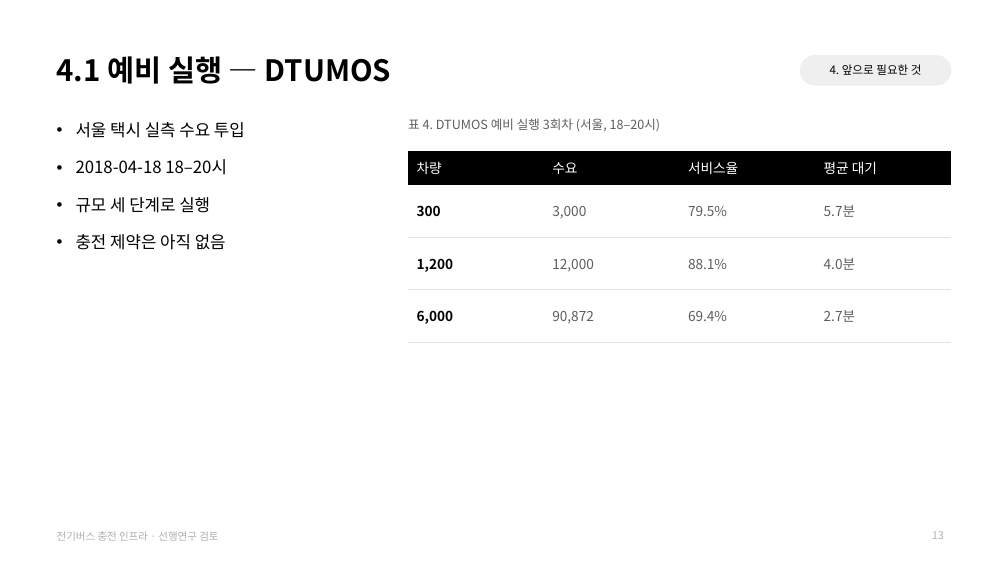
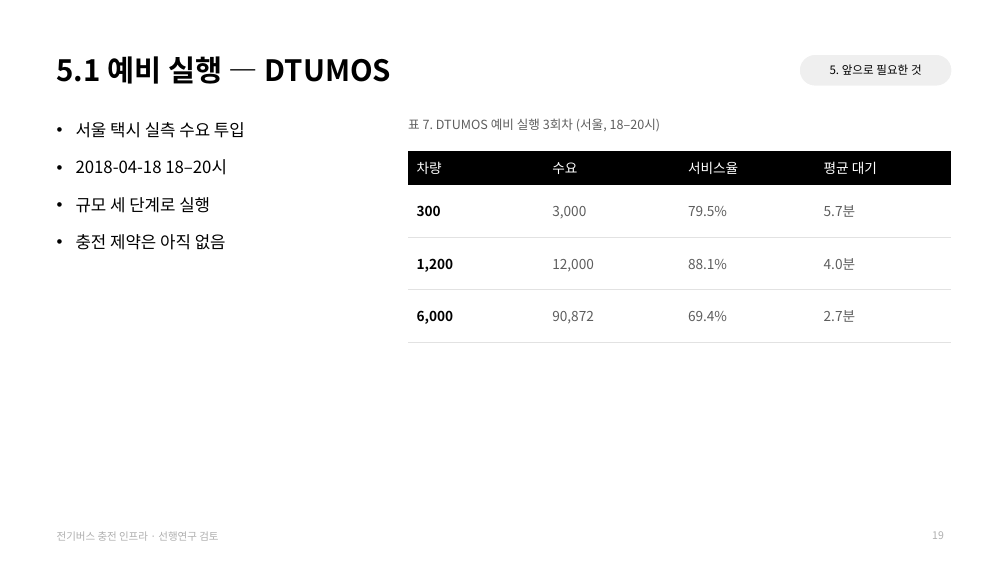
Before and after one commit to jujuwon7/presentation, a slide deck: slide 19 of 전기버스_충전인프라_선행연구_검토.pptx (slide 13 before the commit). Drawn at 1008x567 pixels with LibreOffice and Linux fonts; fonts in the diff are those of the drawing. Boxes give left, top, right and bottom in pixels: in the first picture for what was removed or moved away, otherwise in the second. Text is boxed around its words. In the diff, an @@ line names an element or a change of style, - is before the commit and + after.

```diff
--- a/전기버스_충전인프라_선행연구_검토.pptx
+++ b/전기버스_충전인프라_선행연구_검토.pptx
@@ title at (57,56,391,84): text changed @@
-4.1 예비 실행 — DTUMOS
+5.1 예비 실행 — DTUMOS
@@ text at (830,64,922,75): text changed @@
-4. 앞으로 필요한 것
+5. 앞으로 필요한 것
@@ text at (408,118,661,131): text changed @@
-표 4. DTUMOS 예비 실행 3회차 (서울, 18–20시)
+표 7. DTUMOS 예비 실행 3회차 (서울, 18–20시)
```
Also in this commit, not shown: 13 other slides changed, 6 slides added.
